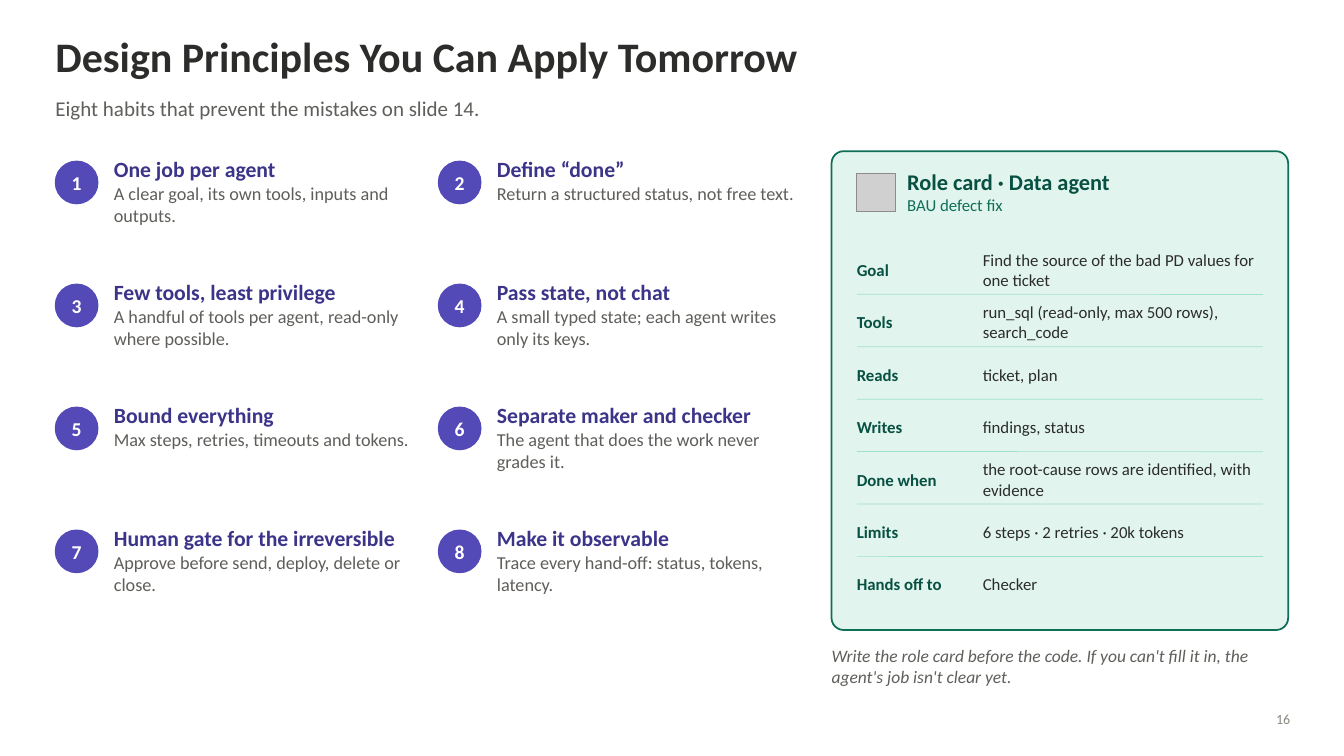
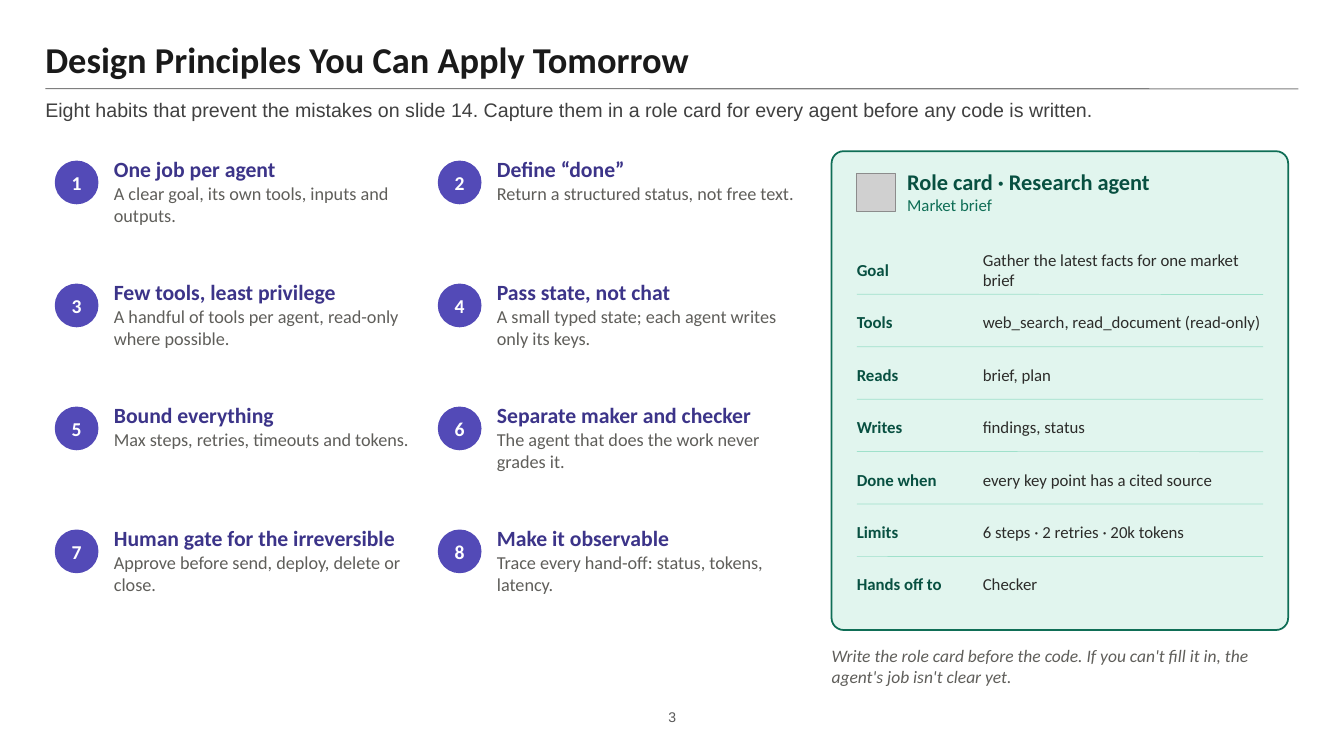
Before and after one commit to Amit-hub1998/multi-agent-subgraph-architecture, a slide deck: slide 3 of multi_agent_systems_slide_14_to_16/Slides-14-16.pptx. Drawn at 1344x756 pixels with LibreOffice and Linux fonts; fonts in the diff are those of the drawing; grey boxes stand for pictures. Boxes give left, top, right and bottom in pixels: in the first picture for what was removed or moved away, otherwise in the second. Text is boxed around its words. In the diff, an @@ line names an element or a change of style, - is before the commit and + after.

```diff
--- a/multi_agent_systems_slide_14_to_16/Slides-14-16.pptx
+++ b/multi_agent_systems_slide_14_to_16/Slides-14-16.pptx
@@ text "Design Principles You Can Apply ..." moved from (x1=55, y1=42, x2=797, y2=79) to (x1=45, y1=47, x2=689, y2=79) @@
@@ text "Design Principles You Can Apply ..." at (x1=45, y1=47, x2=689, y2=79): size 30 to 26 pt, text colour #2C2C2A to #1A1A1A; vertical alignment top to bottom @@
@@ line added from (45, 89) to (1299, 89), #7F7F7F 0.75 pt @@
@@ text at (x1=45, y1=102, x2=1092, y2=121): text changed; size 15 to 14 pt; font Calibri to Arial; text colour #5F5E5A to #404040 @@
-Eight habits that prevent the mistakes on slide 14.
+Eight habits that prevent the mistakes on slide 14. Capture them in a role card for every agent before any code is written.
@@ text at (x1=907, y1=174, x2=1150, y2=211): text changed @@
-Role card · Data agent
-BAU defect fix
+Role card · Research agent
+Market brief
@@ text at (x1=983, y1=254, x2=1238, y2=286): text changed @@
-Find the source of the bad PD values for one ticket
+Gather the latest facts for one market brief
@@ text at (x1=983, y1=316, x2=1260, y2=331): text changed @@
-run_sql (read-only, max 500 rows), search_code
+web_search, read_document (read-only)
@@ text at (x1=983, y1=369, x2=1051, y2=384): text changed @@
-ticket, plan
+brief, plan
@@ text at (x1=983, y1=474, x2=1212, y2=489): text changed @@
-the root-cause rows are identified, with evidence
+every key point has a cited source
@@ page number added at (x1=668, y1=712, x2=676, y2=722), 10 pt, text #595959 @@
+3
@@ text removed at (x1=1276, y1=714, x2=1290, y2=724) @@
-16
```
Also in this commit, not shown: 3 other slides changed, 7 slides added, 11 other files.
